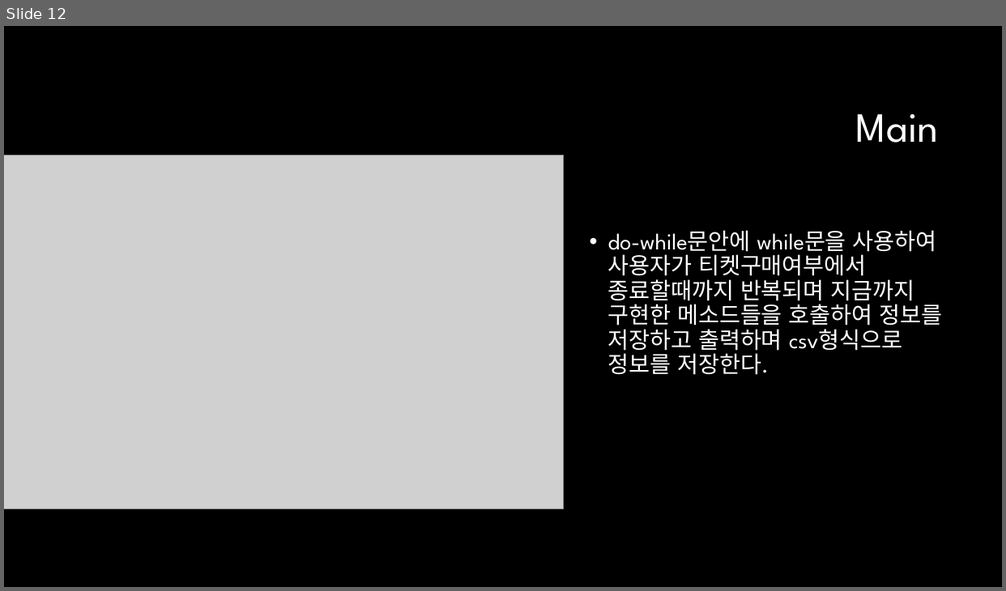
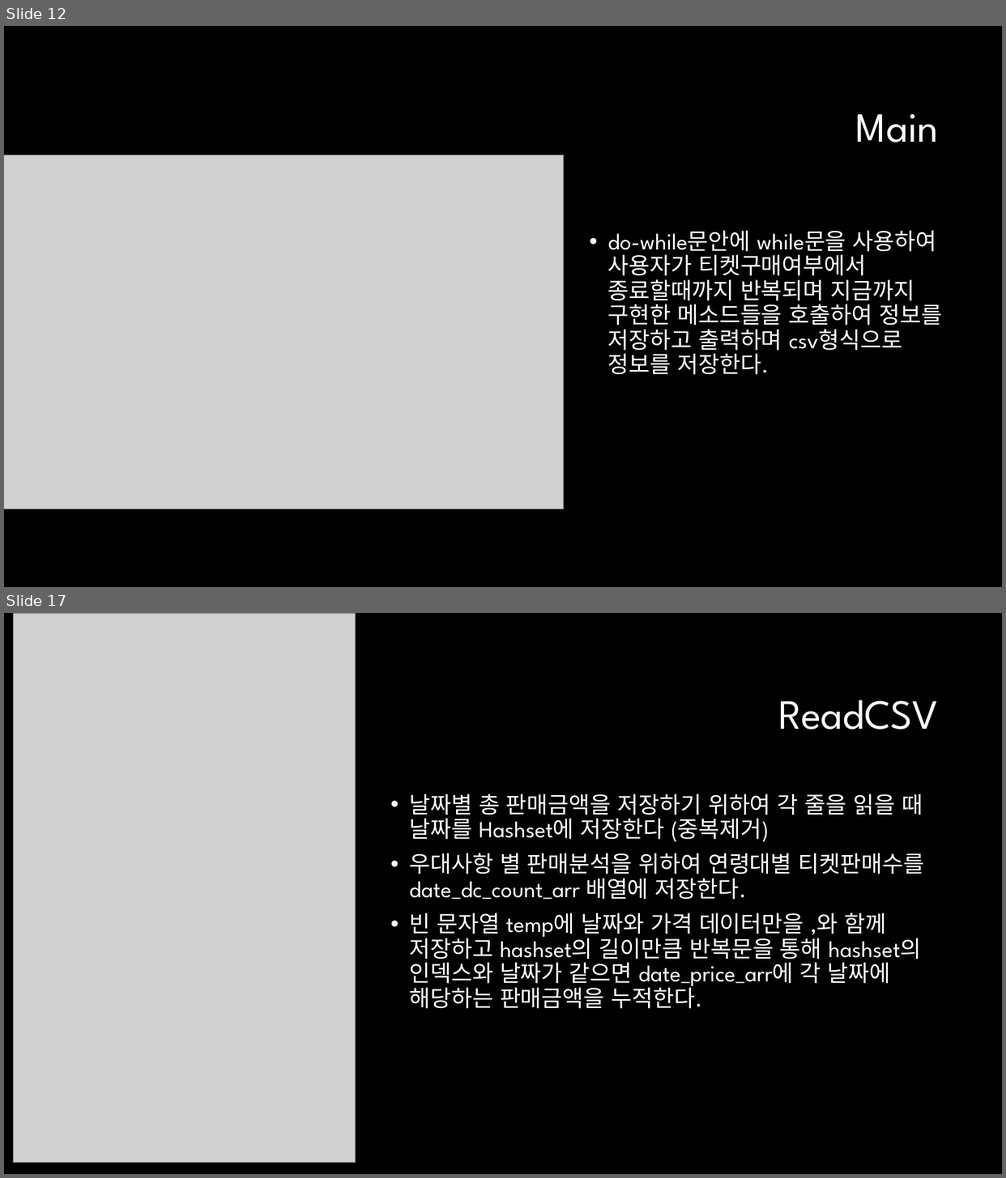
Before and after one commit to minjae1030/PlayGround, a slide deck: kopo04_PlayGround_ppt.pptx. Shown one above the other, each under a label of ours: slide 12 before the commit, slides 12 and 17 after it; the slides between them are not shown. The pictures are 1006x591 and 1006x1178 pixels, drawn with LibreOffice and Linux fonts; fonts in the diff are those of the drawing; grey boxes stand for pictures; background and template pictures are left out. Boxes give left, top, right and bottom in pixels: in the first picture for what was removed or moved away, otherwise in the second. Text is boxed around its words. In the diff, an @@ line names an element or a change of style, - is before the commit and + after.

Commit message:
Modified ppt

```diff
--- a/kopo04_PlayGround_ppt.pptx
+++ b/kopo04_PlayGround_ppt.pptx
@@ slide 17 added at (4, 613, 1002, 1174), background #000000 @@
@@ picture added at (14, 613, 355, 1162) @@
@@ text added at (778, 700, 938, 730), 40 pt, text #FFFFFF @@
+ReadCSV
@@ text added at (409, 794, 925, 1009), 22 pt, text #FFFFFF @@
+• 날짜별 총 판매금액을 저장하기 위하여 각 줄을 읽을 때 날짜를 Hashset에 저장한다 (중복제거)
+• 우대사항 별 판매분석을 위하여 연령대별 티켓판매수를 date_dc_count_arr 배열에 저장한다.
+• 빈 문자열 temp에 날짜와 가격 데이터만을 ,와 함께 저장하고 hashset의 길이만큼 반복문을 통해 hashset의 인덱스와 날짜가 같으면 date_price_arr에 각 날짜에 해당하는 판매금액을 누적한다.
```
Also in this commit, not shown: 7 other slides added.
